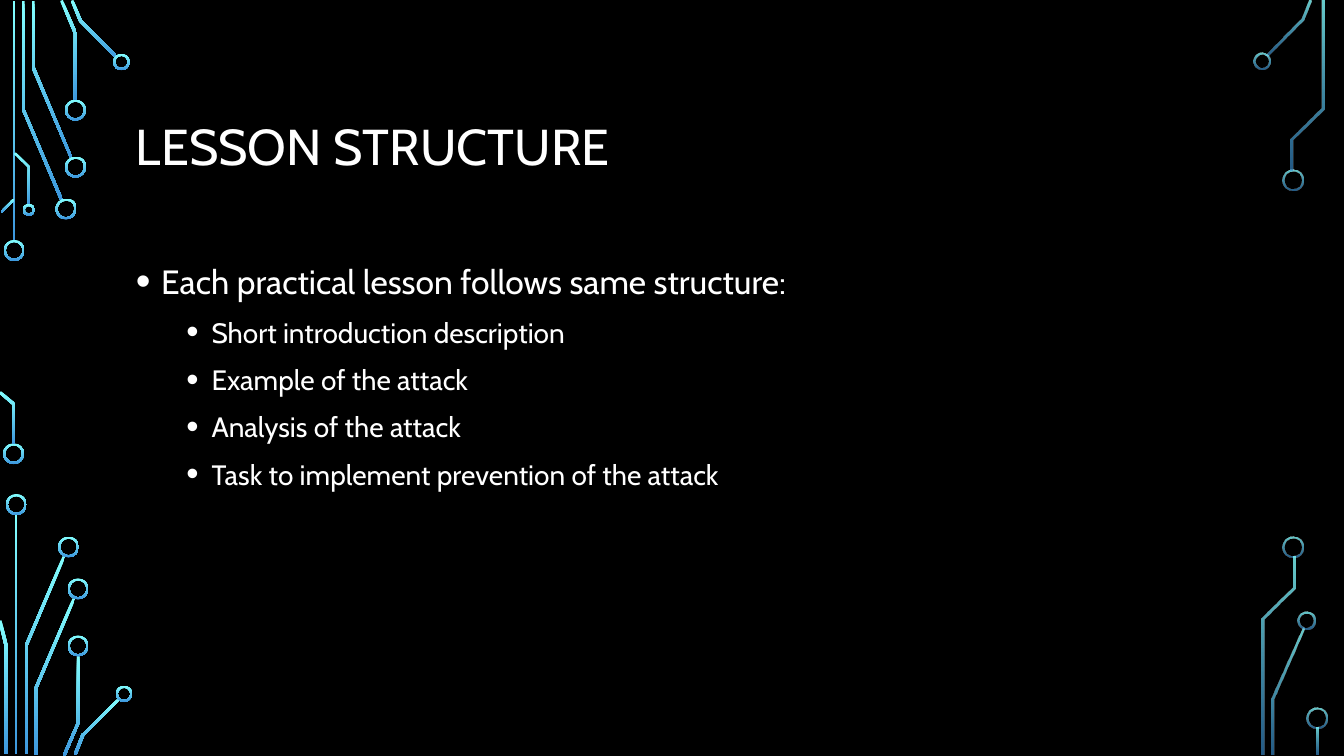
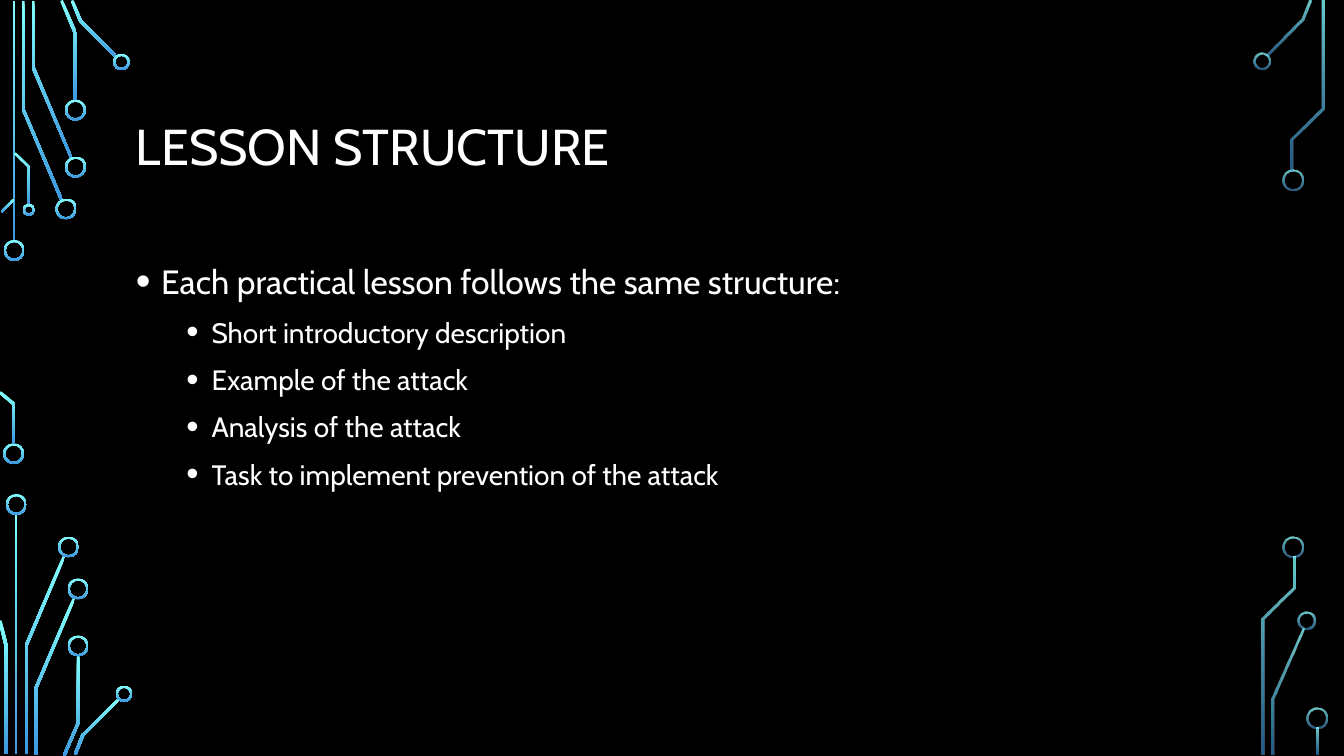
Before and after one commit to Zuehlke/security-onboarding, a slide deck: slide 5 of security/00-Introduction/Introduction.pptx. Drawn at 1344x756 pixels with LibreOffice and Linux fonts; fonts in the diff are those of the drawing; background and template pictures are left out. Boxes give left, top, right and bottom in pixels: in the first picture for what was removed or moved away, otherwise in the second. Text is boxed around its words. In the diff, an @@ line names an element or a change of style, - is before the commit and + after.

Commit message:
Changed security theory lessons to reference the C# app

```diff
--- a/security/00-Introduction/Introduction.pptx
+++ b/security/00-Introduction/Introduction.pptx
@@ text at (161, 268, 840, 349): text changed @@
-• Each practical lesson follows same structure:
-  • Short introduction description
+• Each practical lesson follows the same structure:
+  • Short introductory description
```
Also in this commit, not shown: 4 other slides changed, 1 slide added, 22 other files.
